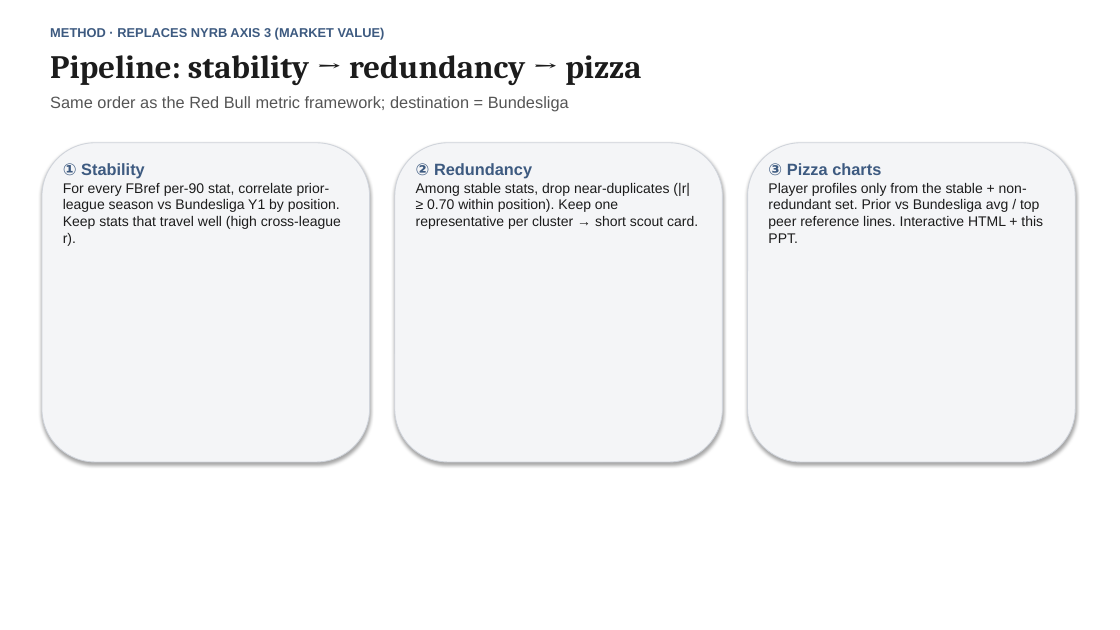
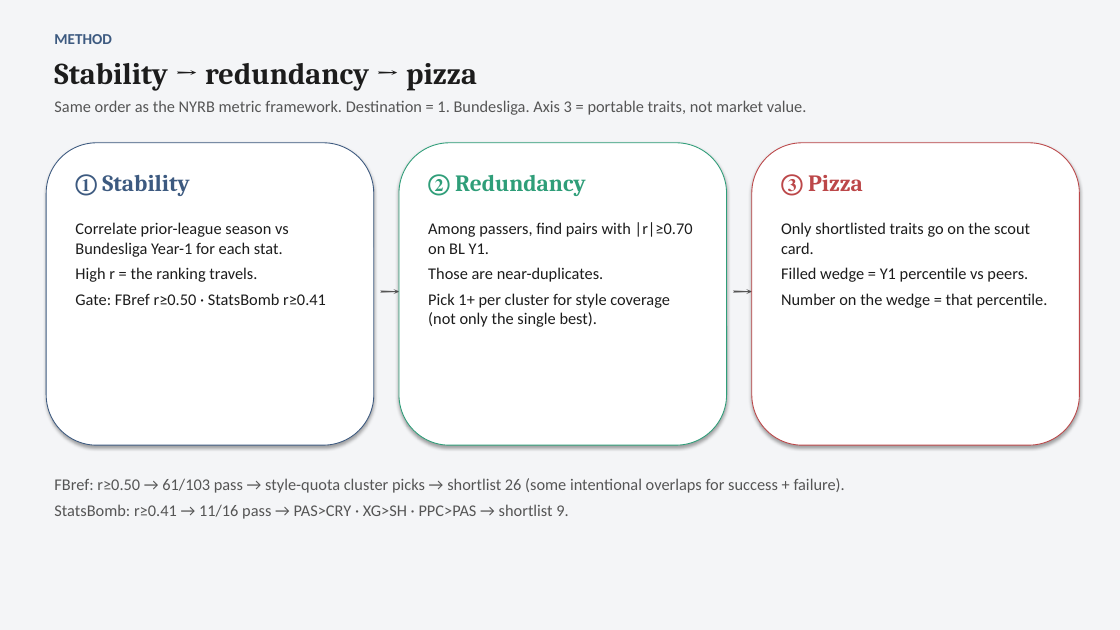
Before and after one commit to colbymorris08/bundesliga-transfer-traits, a slide deck: slide 3 of bundesliga_transfer_traits.pptx. Drawn at 1120x630 pixels with LibreOffice and Linux fonts; fonts in the diff are those of the drawing. Boxes give left, top, right and bottom in pixels: in the first picture for what was removed or moved away, otherwise in the second. Text is boxed around its words. In the diff, an @@ line names an element or a change of style, - is before the commit and + after.

```diff
--- a/bundesliga_transfer_traits.pptx
+++ b/bundesliga_transfer_traits.pptx
@@ rectangle at [0, 0, 1120, 630]: fill #FFFFFF to #F4F5F7 @@
@@ text at [54, 34, 111, 44]: text changed; size 11 to 13 pt; font Arial to Calibri @@
-METHOD · REPLACES NYRB AXIS 3 (MARKET VALUE)
+METHOD
@@ text at [54, 63, 477, 91]: text changed; size 28 to 26 pt @@
-Pipeline: stability → redundancy → pizza
+Stability → redundancy → pizza
@@ text at [54, 100, 807, 115]: text changed; font Arial to Calibri @@
-Same order as the Red Bull metric framework; destination = Bundesliga
+Same order as the NYRB metric framework. Destination = 1. Bundesliga. Axis 3 = portable traits, not market value.
@@ rounded rectangle: place and size @@
-rounded rectangle at [42, 143, 370, 462]
+rounded rectangle at [46, 143, 374, 445]
@@ rounded rectangle at [46, 143, 374, 445]: fill #F4F5F7 to #FFFFFF; outline #D0D4DB 0.75 pt to #3D5A80 0.75 pt @@
@@ rounded rectangle removed at [395, 143, 723, 462] @@
@@ rounded rectangle: place and size @@
-rounded rectangle at [748, 143, 1075, 462]
+rounded rectangle at [399, 143, 727, 445]
@@ rounded rectangle at [399, 143, 727, 445]: fill #F4F5F7 to #FFFFFF; outline #D0D4DB 0.75 pt to #2F9E79 0.75 pt @@
@@ rounded rectangle added at [752, 143, 1080, 445], fill #FFFFFF, outline #BC4749 0.75 pt @@
@@ text "① Stability": place and size @@
-text "① Stability" at [63, 163, 341, 246]
+text "① Stability" at [75, 174, 189, 196]
@@ text "① Stability" at [75, 174, 189, 196]: size 14 to 20 pt, font Arial to Cambria @@
@@ text removed at [416, 163, 698, 229] @@
-② Redundancy
-Among stable stats, drop near-duplicates (|r| ≥ 0.70 within position). Keep one representative per cluster → short scout card.
@@ text added at [428, 174, 586, 196], 20 pt, text #2F9E79, bold @@
+② Redundancy
@@ text removed at [768, 163, 1043, 243] @@
-③ Pizza charts
-Player profiles only from the stable + non-redundant set. Prior vs Bundesliga avg / top peer reference lines. Interactive HTML + this PPT.
@@ text added at [781, 174, 863, 196], 20 pt, text #BC4749, bold @@
+③ Pizza
@@ text at [63, 183, 341, 246]: paragraph removed @@
-For every FBref per-90 stat, correlate prior-league season vs Bundesliga Y1 by position. Keep stats that travel well (high cross-league r).
@@ text added at [75, 222, 326, 305], 14 pt, text #1C1C1C @@
+Correlate prior-league season vs Bundesliga Year-1 for each stat.
+High r = the ranking travels.
+Gate: FBref r≥0.50 · StatsBomb r≥0.41
@@ text added at [428, 222, 693, 327], 14 pt, text #1C1C1C @@
+Among passers, find pairs with |r|≥0.70 on BL Y1.
+Those are near-duplicates.
+Pick 1+ per cluster for style coverage (not only the single best).
@@ text added at [781, 222, 1048, 308], 14 pt, text #1C1C1C @@
+Only shortlisted traits go on the scout card.
+Filled wedge = Y1 percentile vs peers.
+Number on the wedge = that percentile.
@@ text added at [370, 269, 403, 302], 26 pt, text #555555, bold @@
+→
@@ text added at [723, 269, 756, 302], 26 pt, text #555555, bold @@
+→
@@ text added at [54, 478, 845, 519], 14 pt, text #555555 @@
+FBref: r≥0.50 → 61/103 pass → style-quota cluster picks → shortlist 26 (some intentional overlaps for success + failure).
+StatsBomb: r≥0.41 → 11/16 pass → PAS>CRY · XG>SH · PPC>PAS → shortlist 9.
```
Also in this commit, not shown: 2 other slides changed, 15 slides added, 6 slides removed, 32 other files.
